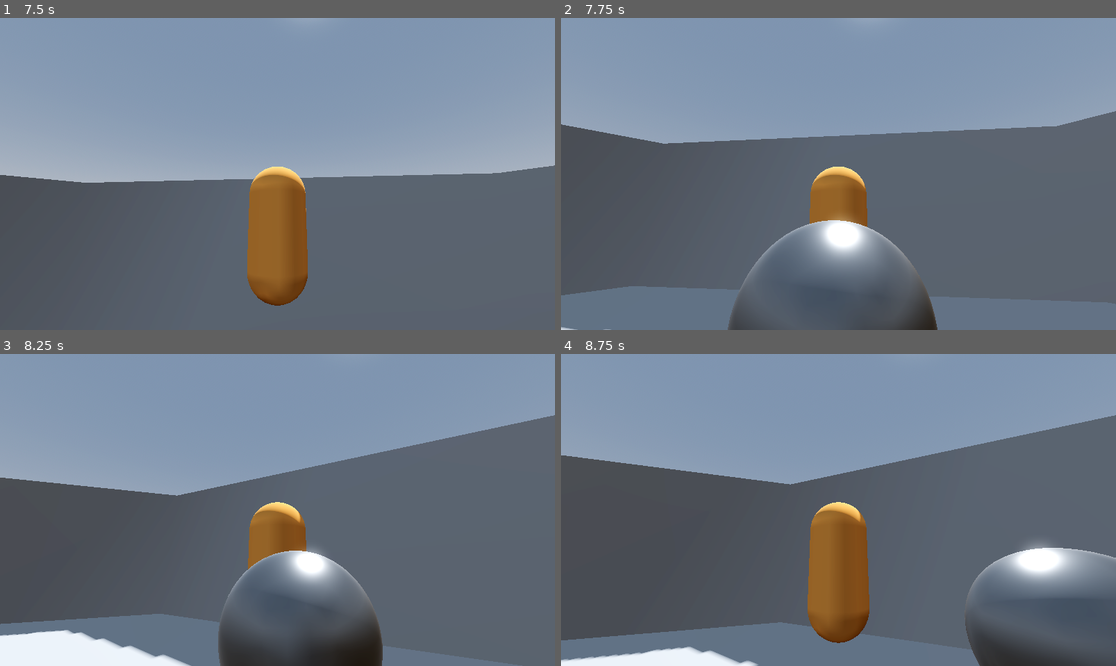
Above: before the commit, frames 1-4 (two rows, left to right).
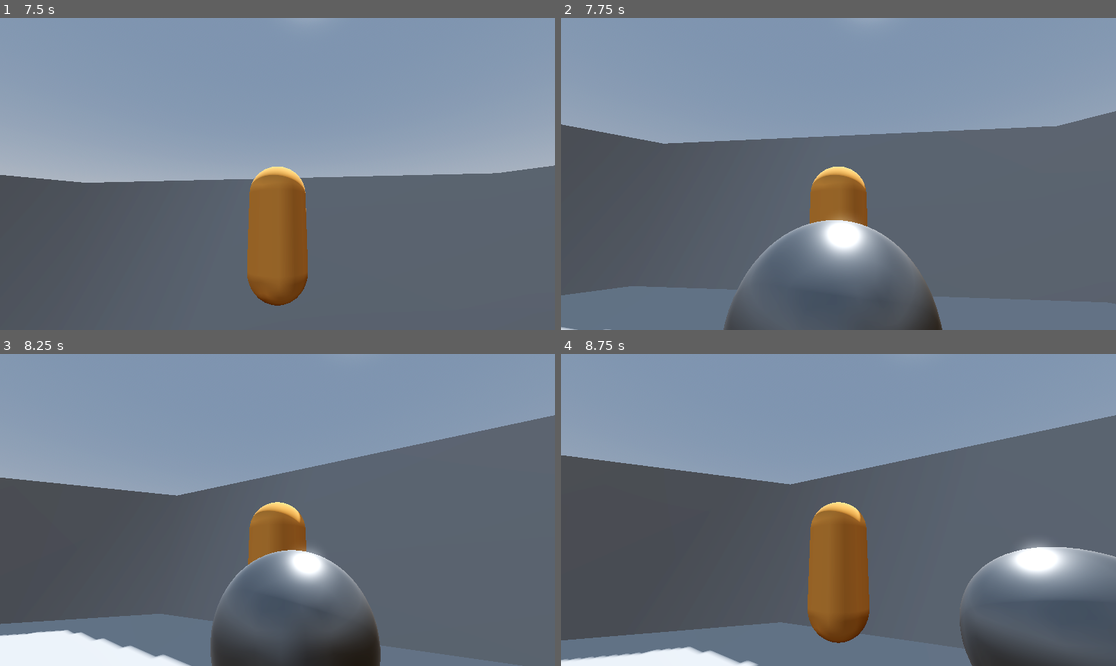
Above: after the commit, the same moments.

Repository: Lightgarden-713/Pavojam
Game: Godot game, scene res://scenes/level.tscn
Two runs of this game, one before a commit and one after it. Both use one fixed random seed, a clock stepped at 60 frames per second and the inputs below.
Inputs (mouse positions are in pixels of both pictures, inside the frame that each line leads up to):
- Up to frame 1 (7.5 s): tap Enter (ui_accept) at 0.5, 0.77, 1.52, 2.75, 3.02, 3.77, 4.52, 5.75, 6.02, 6.77 s; move the mouse to (249, 236) at 0.52 s; hold Up (ui_up) 0.53-2.78 s; click (249, 236) at 0.67 s; move the mouse to (316, 177) at 1.27 s; move the mouse to (233, 170) at 2.02 s; move the mouse to (283, 174) at 2.77 s; hold Left (ui_left) 2.78-3.53 s; click (283, 174) at 2.92 s; move the mouse to (255, 167) at 3.52 s; hold Up (ui_up) 3.53-5.78 s; move the mouse to (305, 174) at 4.27 s; move the mouse to (249, 174) at 5.02 s; click (249, 174) at 5.17 s; move the mouse to (288, 167) at 5.77 s; hold Right (ui_right) 5.78-6.53 s; move the mouse to (271, 180) at 6.52 s; hold Up (ui_up) from 6.53 s (still down); move the mouse to (316, 177) at 7.27 s; click (316, 177) at 7.42 s
- Up to frame 2 (7.75 s): keep holding Up (ui_up); tap Enter (ui_accept) at 7.52 s
- Up to frame 3 (8.25 s): keep holding Up (ui_up); move the mouse to (233, 506) at 8.02 s
- Up to frame 4 (8.75 s): keep holding Up (ui_up)

Frame 1 is identical in both runs. In frame 2, 0.3% of the frame differs, in the area x 29-69%, y 64-100%; in frame 3, 0.7%, in the area x 37-69%, y 62-100%; in frame 4, 0.3%.

Commit message:
fix nav region baked

Diff:
--- a/scenes/level.tscn
+++ b/scenes/level.tscn
@@ -18,8 +18,8 @@
 glow_enabled = true
 
 [sub_resource type="NavigationMesh" id="NavigationMesh_w8frs"]
-vertices = PackedVector3Array(-14.543308, 0.5059633, -14.480056, -14.543308, 0.5059633, 14.519944, 14.456692, 0.5059633, 14.519944, 14.456692, 0.5059633, -14.480056)
-polygons = [PackedInt32Array(3, 2, 0), PackedInt32Array(0, 2, 1)]
+vertices = PackedVector3Array(-14.543308, 0.5, 0.019944191, -10.543308, 0.5, 0.019944191, -10.543308, 0.5, -0.9800558, -7.7933083, 0.5, -7.480056, -14.543308, 0.5, -14.480056, -0.043308258, 0.5, -10.730056, -0.043308258, 0.5, -14.480056, 7.4566917, 0.5, -7.730056, 14.456692, 0.5, -14.480056, 10.706692, 0.5, 0.019944191, 14.456692, 0.5, 0.019944191, -5.7933083, 0.5, -5.980056, -8.293308, 0.5, -0.23005581, -6.0433083, 0.5, 5.519944, -0.29330826, 0.5, 8.269944, 5.7066917, 0.5, 6.019944, 8.206692, 0.5, 0.2699442, 0.20669174, 0.5, -8.230056, 5.9566917, 0.5, -5.730056, -0.043308258, 0.5, 14.519944, -0.043308258, 0.5, 10.519944, -1.0433083, 0.5, 10.519944, -7.7933083, 0.5, 7.519944, -14.543308, 0.5, 14.519944, 0.95669174, 0.5, 10.519944, 7.4566917, 0.5, 7.769944, 14.456692, 0.5, 14.519944)
+polygons = [PackedInt32Array(2, 1, 0), PackedInt32Array(2, 0, 3), PackedInt32Array(3, 0, 4), PackedInt32Array(5, 3, 6), PackedInt32Array(6, 3, 4), PackedInt32Array(5, 6, 7), PackedInt32Array(7, 6, 8), PackedInt32Array(9, 7, 10), PackedInt32Array(10, 7, 8), PackedInt32Array(13, 12, 11), PackedInt32Array(15, 14, 16), PackedInt32Array(16, 14, 13), PackedInt32Array(16, 13, 17), PackedInt32Array(17, 13, 11), PackedInt32Array(17, 18, 16), PackedInt32Array(21, 20, 19), PackedInt32Array(1, 22, 0), PackedInt32Array(0, 22, 23), PackedInt32Array(21, 19, 22), PackedInt32Array(22, 19, 23), PackedInt32Array(19, 20, 24), PackedInt32Array(24, 25, 19), PackedInt32Array(19, 25, 26), PackedInt32Array(9, 10, 25), PackedInt32Array(25, 10, 26)]
 
 [sub_resource type="PlaneMesh" id="PlaneMesh_2q6dc"]
 size = Vector2(10, 10)
